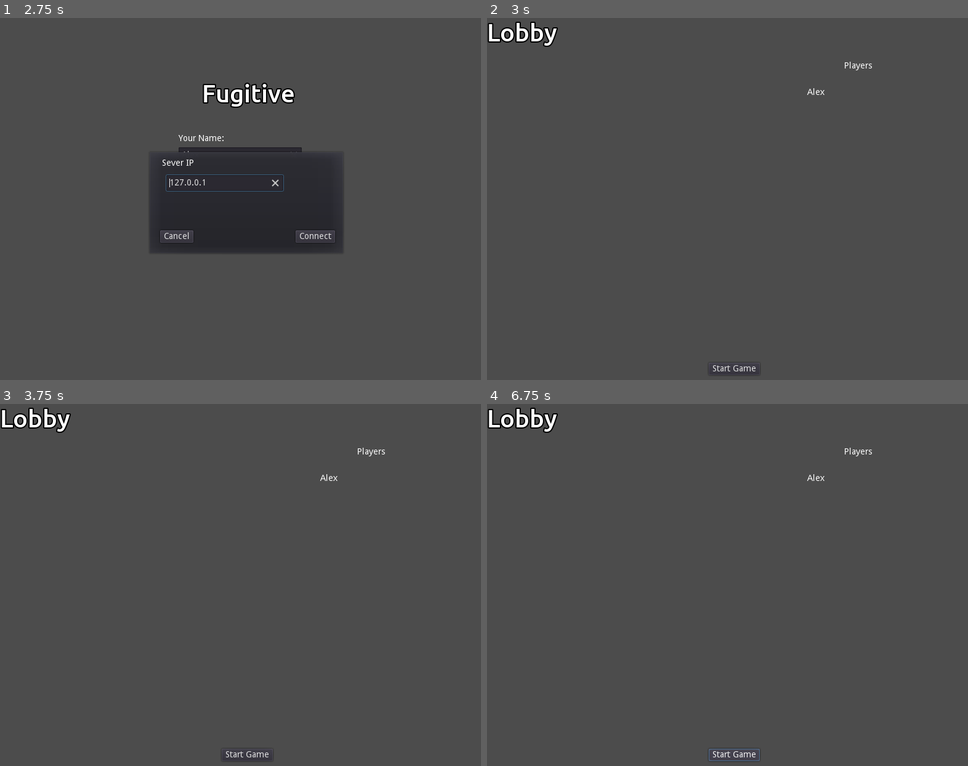
Above: before the commit, frames 1-4 (two rows, left to right).
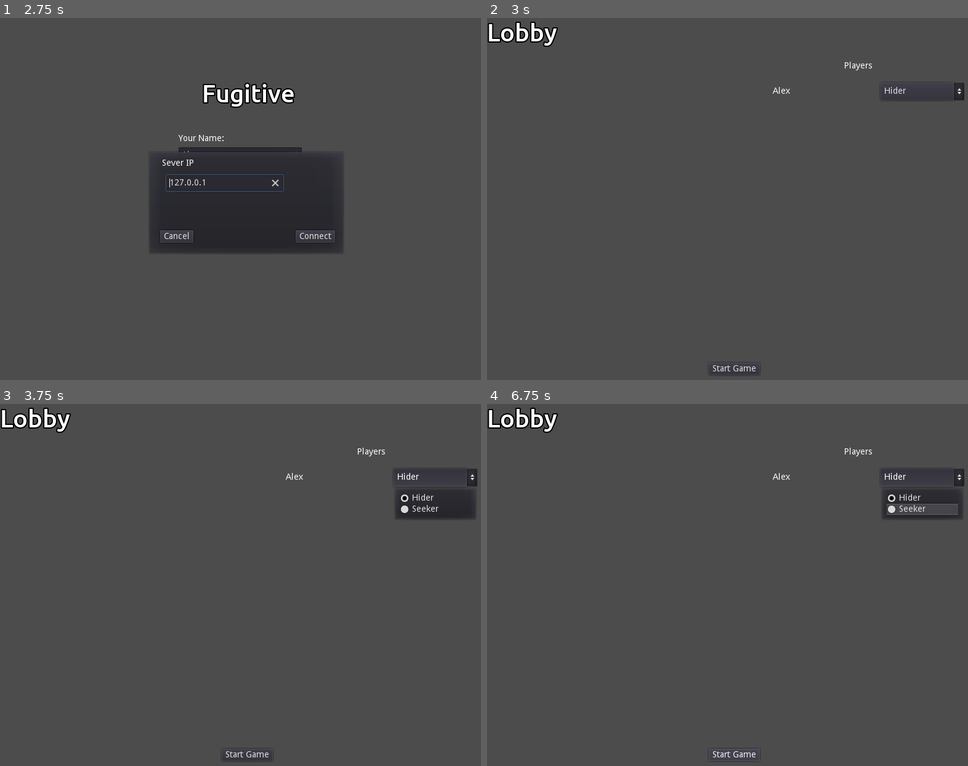
Above: after the commit, the same moments.

Repository: FugitiveTheGame/Fugitive
Game: Godot game, scene res://screens/mainmenu/MainMenu.tscn
Same seed, same stepped clock (60 frames per second), same inputs: the game is played once before the commit and once after it.
Inputs (mouse positions are in pixels of both pictures, inside the frame that each line leads up to):
- Up to frame 1 (2.75 s): click (240, 155) at 0.52 s; type "Alex" at 0.6 s; click "Host Game" at 1.25 s; click "Join Game" at 2 s
- Up to frame 2 (3 s): click "Connect" at 2.75 s
- Up to frame 3 (3.75 s): click (437, 476) at 3.5 s, where only the run after the commit has a clickable "Hider"
- Up to frame 4 (6.75 s): click "Start Game" at 4.25 s; click "Start Game" at 5 s; tap Enter at 5.75 s; hold Right (ui_right) 5.78-6.53 s; tap Space at 6.5 s; hold Down (ui_down) from 6.53 s (still down)

Frame 1 is identical in both runs. In frame 2, 0.2% of the frame differs, in the area x 59-100%, y 17-23%; in frame 3, 1.6%, in the area x 59-100%, y 17-32%; in frame 4, 1.3%.

Commit message:
First step in letting you choose roles
No rules around it yet, and the lead player still sees you as a hider

Diff:
--- a/global/Network.gd
+++ b/global/Network.gd
@@ -17,6 +17,9 @@
 
 func _ready():
 	assert(get_tree().connect('network_peer_disconnected', self, 'on_player_disconnect') == OK)
+
+func setPlayerType(playerId: int, playerType: int):
+	self.players[playerId].type = playerType
 
 func hostGame(playerName: String) -> bool:
 	selfData.name = playerName
--- /dev/null
+++ b/screens/lobby/ControlPlayerLabel.gd
@@ -0,0 +1,34 @@
+extends Control
+
+# Declare member variables here. Examples:
+# var a = 2
+# var b = "text"
+var playerId := 0;
+
+# Called when the node enters the scene tree for the first time.
+func _ready():
+	pass # Replace with function body.
+
+func setPlayerId(value: int):
+	self.playerId = value
+
+func getPlayerId() -> int:
+	return self.playerId
+
+func setPlayerName(text: String):
+	self.get_node("LabelPlayerName").text = text
+
+func getPlayerName() -> String:
+	return self.get_node("LabelPlayerName").text
+
+func getPlayerRole() -> int:
+	match self.get_node("OptionPlayerRole").get_selected_id():
+		0:
+			return Network.PlayerType.Hider
+		1:
+			return Network.PlayerType.Seeker
+		_:
+			return Network.PlayerType.Hider
+
+func _on_OptionPlayerRole_item_selected(ID):
+	Network.setPlayerType(self.playerId, self.getPlayerRole())
--- /dev/null
+++ b/screens/lobby/ControlPlayerLabel.tscn
@@ -0,0 +1,29 @@
+[gd_scene load_steps=2 format=2]
+
+[ext_resource path="res://screens/lobby/ControlPlayerLabel.gd" type="Script" id=1]
+
+[node name="Control" type="Control"]
+margin_top = 1.05264
+margin_right = 325.0
+margin_bottom = 41.0526
+rect_min_size = Vector2( 325, 40 )
+size_flags_horizontal = 0
+size_flags_vertical = 0
+script = ExtResource( 1 )
+
+[node name="LabelPlayerName" type="Label" parent="."]
+margin_left = 2.10526
+margin_top = 2.10526
+margin_right = 167.105
+margin_bottom = 32.1053
+valign = 1
+clip_text = true
+
+[node name="OptionPlayerRole" type="OptionButton" parent="."]
+margin_left = 176.789
+margin_top = 2.94737
+margin_right = 312.789
+margin_bottom = 31.9474
+items = [ "Hider", null, false, 0, null, "Seeker", null, false, 1, null ]
+selected = 0
+[connection signal="item_selected" from="OptionPlayerRole" to="." method="_on_OptionPlayerRole_item_selected"]
--- a/screens/lobby/Lobby.gd
+++ b/screens/lobby/Lobby.gd
@@ -18,8 +18,10 @@
 
 	for player_id in Network.players:
 		var player = Network.players[player_id]
-		var playerControl = Label.new()
-		playerControl.text = player.name
+		var scene = load("res://screens/lobby/ControlPlayerLabel.tscn")
+		var playerControl = scene.instance()
+		playerControl.setPlayerId(player_id)
+		playerControl.setPlayerName(player.name)
 		playerListControl.add_child(playerControl)
 
 func _on_StartGameButton_pressed():
--- a/screens/lobby/Lobby.tscn
+++ b/screens/lobby/Lobby.tscn
@@ -23,10 +23,10 @@
 "
 
 [node name="PlayerList" type="VBoxContainer" parent="."]
-margin_left = 520.0
-margin_top = 114.0
-margin_right = 560.0
-margin_bottom = 154.0
+margin_left = 462.105
+margin_top = 102.421
+margin_right = 787.105
+margin_bottom = 502.421
 
 [node name="StartGameButton" type="Button" parent="."]
 margin_left = 360.0
